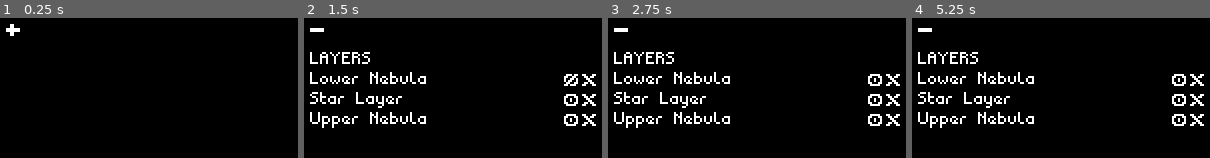
Above: before the commit, frames 1-4 (left to right).
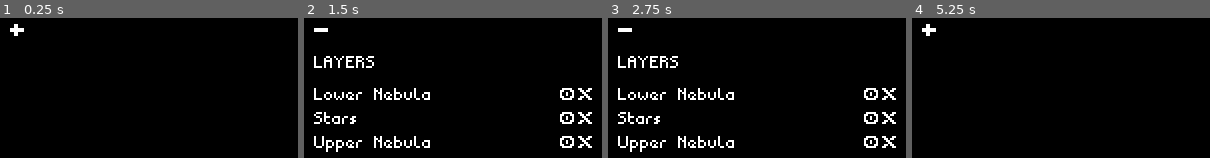
Above: after the commit, the same moments.

Repository: NotJamGames/SpaceGenerator
Game: Godot game, scene res://UI/ui_manager.tscn
Same seed, same stepped clock (60 frames per second), same inputs: the game is played once before the commit and once after it. After the commit the project has no main scene; this scene is started directly in both runs.
Inputs (mouse positions are in pixels of both pictures, inside the frame that each line leads up to; where the layout moved, square brackets give the same spot in the first picture):
- Up to frame 1 (0.25 s): no input
- Up to frame 2 (1.5 s): click (312, 23) [309, 23] at 0.5 s; click (572, 79) at 1.27 s
- Up to frame 3 (2.75 s): click (876, 79) at 2.02 s
- Up to frame 4 (5.25 s): click (920, 23) [917, 23] at 2.75 s; click (920, 23) [917, 23] at 3.5 s; click (1180, 79) at 4.27 s; tap Enter at 5 s; move the mouse to (outside the picture) at 5.02 s; click (outside the picture) at 5.17 s

The runs differ from the first frame. In frame 1, 0.2% of the frame differs, in the area x 2-9%, y 4-13%; in frame 2, 7.9%, in the area x 2-98%, y 7-96%; in frame 3, 7.9%; in frame 4, 4.9%.
Error before the commit: Invalid assignment of property or key 'visible' with value of type 'bool' on a base object of type 'Nil'. (res://UI/layer_control.gd:12)

Commit message:
Select layers
Required a full rework of how layer controls are set up, but it's working!

Diff:
--- a/SpaceGenerator/space_generator.tscn
+++ /dev/null
@@ -1,66 +0,0 @@
-[gd_scene load_steps=9 format=3 uid="uid://cty7f06ayes3d"]
-
-[ext_resource type="Script" path="res://SpaceGenerator/space_generator.gd" id="1_8dqb6"]
-[ext_resource type="PackedScene" uid="uid://b18xsn8oiptpo" path="res://GeneratorLayers/NebulaLayer/nebula_layer.tscn" id="2_ao41h"]
-[ext_resource type="PackedScene" uid="uid://bmakpuxdb661j" path="res://GeneratorLayers/StarLayer/star_layer.tscn" id="2_d6qfi"]
-[ext_resource type="PackedScene" uid="uid://d0omivo80nscj" path="res://UI/ui_manager.tscn" id="5_q4bfc"]
-[ext_resource type="Texture2D" uid="uid://drsp3gxhn1jxg" path="res://GeneratorLayers/NebulaLayer/Palettes/default_bg_palette.png" id="7_eqrwb"]
-
-[sub_resource type="ViewportTexture" id="ViewportTexture_proil"]
-viewport_path = NodePath("SubViewport")
-
-[sub_resource type="ViewportTexture" id="ViewportTexture_ofv6x"]
-viewport_path = NodePath("SubViewport")
-
-[sub_resource type="ViewportTexture" id="ViewportTexture_qmkdn"]
-viewport_path = NodePath("SubViewport")
-
-[node name="SpaceGenerator" type="Node" node_paths=PackedStringArray("layers", "star_generator", "nebula_layers")]
-script = ExtResource("1_8dqb6")
-layers = [NodePath("LowerNebula"), NodePath("StarGenerator"), NodePath("UpperNebula")]
-star_generator = NodePath("StarGenerator")
-nebula_layers = [NodePath("LowerNebula"), NodePath("UpperNebula")]
-
-[node name="LowerNebula" parent="." instance=ExtResource("2_ao41h")]
-offset_right = 1440.0
-offset_bottom = 1200.0
-scale = Vector2(2, 2)
-texture = SubResource("ViewportTexture_proil")
-palette = ExtResource("7_eqrwb")
-contrast = 14.52
-threshold = 48.31
-alpha = 0.86
-speed = 8.0
-
-[node name="StarGenerator" parent="." instance=ExtResource("2_d6qfi")]
-offset_right = 1440.0
-offset_bottom = 1440.0
-scale = Vector2(2, 2)
-texture = SubResource("ViewportTexture_ofv6x")
-speed = 6.0
-
-[node name="UpperNebula" parent="." instance=ExtResource("2_ao41h")]
-offset_right = 1440.0
-offset_bottom = 1200.0
-scale = Vector2(2, 2)
-texture = SubResource("ViewportTexture_qmkdn")
-contrast = 20.705
-threshold = 3.94
-alpha = 0.43
-speed = 24.0
-
-[node name="UIManager" parent="." instance=ExtResource("5_q4bfc")]
-
-[node name="NebulaLayerBelow" parent="UIManager/MainUIHBox/LeftPanel/LeftPanelExpanded/LayersScrollContainer/LayersVBox" index="2" node_paths=PackedStringArray("matched_layer")]
-matched_layer = NodePath("../../../../../../../LowerNebula")
-
-[node name="StarLayer" parent="UIManager/MainUIHBox/LeftPanel/LeftPanelExpanded/LayersScrollContainer/LayersVBox" index="3" node_paths=PackedStringArray("matched_layer")]
-matched_layer = NodePath("../../../../../../../StarGenerator")
-
-[node name="NebulaLayerAbove" parent="UIManager/MainUIHBox/LeftPanel/LeftPanelExpanded/LayersScrollContainer/LayersVBox" index="4" node_paths=PackedStringArray("matched_layer")]
-matched_layer = NodePath("../../../../../../../UpperNebula")
-
-[editable path="UIManager"]
-[editable path="UIManager/MainUIHBox/LeftPanel/LeftPanelExpanded/LayersScrollContainer/LayersVBox/NebulaLayerBelow"]
-[editable path="UIManager/MainUIHBox/LeftPanel/LeftPanelExpanded/LayersScrollContainer/LayersVBox/StarLayer"]
-[editable path="UIManager/MainUIHBox/LeftPanel/LeftPanelExpanded/LayersScrollContainer/LayersVBox/NebulaLayerAbove"]
--- /dev/null
+++ b/UI/Styleboxes/layer_control_selected.tres
@@ -0,0 +1,7 @@
+[gd_resource type="StyleBoxFlat" format=3 uid="uid://8vnh0wp4ffh"]
+
+[resource]
+content_margin_left = 4.0
+content_margin_top = 4.0
+content_margin_right = 4.0
+bg_color = Color(1, 1, 1, 0.25098)
--- /dev/null
+++ b/UI/Styleboxes/layer_control_unselected.tres
@@ -0,0 +1,6 @@
+[gd_resource type="StyleBoxEmpty" format=3 uid="uid://b2g0li4ggp5k8"]
+
+[resource]
+content_margin_left = 4.0
+content_margin_top = 4.0
+content_margin_right = 4.0
--- a/UI/layer_control.gd
+++ b/UI/layer_control.gd
@@ -1,11 +1,44 @@
-extends HBoxContainer
+class_name LayerControl
+extends PanelContainer
 
 
-@export var line_edit : LineEdit
+const LAYER_CONTROL_SELECTED_STYLEBOX : StyleBox = preload\
+		("res://UI/Styleboxes/layer_control_selected.tres")
+const LAYER_CONTROL_UNSELECTED_STYLEBOX : StyleBox = preload\
+		("res://UI/Styleboxes/layer_control_unselected.tres")
+
+
+@export var label : Label
 @export var matched_layer : GeneratorLayer
 
 
+var selected : bool = false
+
+
+signal was_selected()
 signal request_deletion()
+
+
+func check_toggle_selected(event : InputEvent) -> void:
+	event = event as InputEventMouseButton
+	if event == null: return
+	if not event.is_released(): return
+
+	if selected:
+		toggle_selected(false)
+		return
+
+	was_selected.emit(self, matched_layer)
+	toggle_selected(true)
+
+
+func toggle_selected(new_state : bool) -> void:
+	selected = new_state
+
+	if new_state:
+		add_theme_stylebox_override("panel", LAYER_CONTROL_SELECTED_STYLEBOX)
+	else:
+		add_theme_stylebox_override("panel", LAYER_CONTROL_UNSELECTED_STYLEBOX)
 
 
 func toggle_visible(new_state : bool) -> void:
@@ -13,4 +46,4 @@
 
 
 func delete() -> void:
-	request_deletion.emit(line_edit.text, [matched_layer, self])
+	request_deletion.emit(label.text, [matched_layer, self])
--- a/UI/layer_control.tscn
+++ b/UI/layer_control.tscn
@@ -1,40 +1,45 @@
-[gd_scene load_steps=5 format=3 uid="uid://bqqvcg3pmvy88"]
+[gd_scene load_steps=6 format=3 uid="uid://bqqvcg3pmvy88"]
 
 [ext_resource type="Script" path="res://UI/layer_control.gd" id="1_0j8gu"]
 [ext_resource type="Texture2D" uid="uid://171w0mnnmdr3" path="res://UI/Icons/visible_icon_true.png" id="1_dvjv0"]
+[ext_resource type="StyleBox" uid="uid://b2g0li4ggp5k8" path="res://UI/Styleboxes/layer_control_unselected.tres" id="1_moycf"]
 [ext_resource type="Texture2D" uid="uid://bn4mdgkrojikg" path="res://UI/Icons/visible_icon_false.png" id="2_qdsd4"]
 [ext_resource type="Texture2D" uid="uid://dqqshsvoqdgoh" path="res://UI/Icons/delete_icon.png" id="3_bqmrg"]
 
-[node name="LayerControl" type="HBoxContainer" node_paths=PackedStringArray("line_edit")]
+[node name="LayerControl" type="PanelContainer" node_paths=PackedStringArray("label")]
 anchors_preset = 15
 anchor_right = 1.0
 anchor_bottom = 1.0
 grow_horizontal = 2
 grow_vertical = 2
-size_flags_horizontal = 3
+mouse_default_cursor_shape = 2
+theme_override_styles/panel = ExtResource("1_moycf")
 script = ExtResource("1_0j8gu")
-line_edit = NodePath("LineEdit")
+label = NodePath("HBoxContainer/Label")
 
-[node name="LineEdit" type="LineEdit" parent="."]
+[node name="HBoxContainer" type="HBoxContainer" parent="."]
 layout_mode = 2
 size_flags_horizontal = 3
-max_length = 20
-caret_blink = true
+mouse_filter = 2
 
-[node name="ToggleVisible" type="TextureButton" parent="."]
+[node name="Label" type="Label" parent="HBoxContainer"]
+layout_mode = 2
+size_flags_horizontal = 3
+
+[node name="ToggleVisible" type="TextureButton" parent="HBoxContainer"]
 custom_minimum_size = Vector2(14, 12)
 layout_mode = 2
-size_flags_vertical = 4
+size_flags_vertical = 0
 mouse_default_cursor_shape = 2
 toggle_mode = true
 texture_normal = ExtResource("1_dvjv0")
 texture_pressed = ExtResource("2_qdsd4")
 stretch_mode = 4
 
-[node name="Delete" type="TextureButton" parent="."]
+[node name="Delete" type="TextureButton" parent="HBoxContainer"]
 custom_minimum_size = Vector2(14, 12)
 layout_mode = 2
-size_flags_vertical = 4
+size_flags_vertical = 0
 mouse_default_cursor_shape = 2
 texture_normal = ExtResource("3_bqmrg")
 texture_pressed = ExtResource("3_bqmrg")
@@ -43,5 +48,6 @@
 texture_focused = ExtResource("3_bqmrg")
 stretch_mode = 4
 
-[connection signal="toggled" from="ToggleVisible" to="." method="toggle_visible"]
-[connection signal="pressed" from="Delete" to="." method="delete"]
+[connection signal="gui_input" from="." to="." method="check_toggle_selected"]
+[connection signal="toggled" from="HBoxContainer/ToggleVisible" to="." method="toggle_visible"]
+[connection signal="pressed" from="HBoxContainer/Delete" to="." method="delete"]
--- a/UI/ui_manager.gd
+++ b/UI/ui_manager.gd
@@ -7,6 +7,7 @@
 @export var delete_layer_dialogue_label : Label
 
 
+var active_layer_control : LayerControl
 var queued_deletions : Array = []
 
 
@@ -17,6 +18,14 @@
 		return
 
 	panel.visible = new_state
+
+
+func toggle_layer(layer_control : LayerControl, layer : GeneratorLayer) -> void:
+	if active_layer_control != null:
+		active_layer_control.toggle_selected(false)
+
+	active_layer_control = layer_control
+	# TODO: open layer control panel here
 
 
 func create_layer() -> void:
--- a/UI/ui_manager.tscn
+++ b/UI/ui_manager.tscn
@@ -1,10 +1,16 @@
-[gd_scene load_steps=6 format=3 uid="uid://d0omivo80nscj"]
+[gd_scene load_steps=7 format=3 uid="uid://d0omivo80nscj"]
 
 [ext_resource type="Theme" uid="uid://ckpi87fktn0od" path="res://UI/default_theme.tres" id="1_hx1bx"]
 [ext_resource type="Script" path="res://UI/ui_manager.gd" id="2_4wugv"]
 [ext_resource type="Texture2D" uid="uid://bcut6rqrk5w23" path="res://UI/Icons/plus_icon.png" id="2_icj5e"]
 [ext_resource type="Texture2D" uid="uid://cp3eoiai7iylw" path="res://UI/Icons/minus_icon.png" id="4_o5whv"]
 [ext_resource type="PackedScene" uid="uid://bqqvcg3pmvy88" path="res://UI/layer_control.tscn" id="5_e23ao"]
+
+[sub_resource type="StyleBoxEmpty" id="StyleBoxEmpty_jfaio"]
+content_margin_left = 4.0
+content_margin_top = 4.0
+content_margin_right = 2.0
+content_margin_bottom = 0.0
 
 [node name="UIManager" type="Control" node_paths=PackedStringArray("left_panel", "delete_layer_dialogue", "delete_layer_dialogue_label")]
 layout_mode = 3
@@ -50,30 +56,38 @@
 mouse_filter = 2
 theme_override_constants/separation = 24
 
-[node name="LayersTitle" type="Label" parent="MainUIHBox/LeftPanel/LeftPanelExpanded/LayersScrollContainer/LayersVBox"]
+[node name="PanelContainer" type="PanelContainer" parent="MainUIHBox/LeftPanel/LeftPanelExpanded/LayersScrollContainer/LayersVBox"]
+layout_mode = 2
+theme_override_styles/panel = SubResource("StyleBoxEmpty_jfaio")
+
+[node name="LayersTitle" type="Label" parent="MainUIHBox/LeftPanel/LeftPanelExpanded/LayersScrollContainer/LayersVBox/PanelContainer"]
 layout_mode = 2
 text = "LAYERS"
+
+[node name="HSeparator2" type="HSeparator" parent="MainUIHBox/LeftPanel/LeftPanelExpanded/LayersScrollContainer/LayersVBox"]
+layout_mode = 2
+theme_override_constants/separation = 4
 
 [node name="NebulaLayerBelow" parent="MainUIHBox/LeftPanel/LeftPanelExpanded/LayersScrollContainer/LayersVBox" instance=ExtResource("5_e23ao")]
 layout_mode = 2
 
-[node name="LineEdit" parent="MainUIHBox/LeftPanel/LeftPanelExpanded/LayersScrollContainer/LayersVBox/NebulaLayerBelow" index="0"]
+[node name="Label" parent="MainUIHBox/LeftPanel/LeftPanelExpanded/LayersScrollContainer/LayersVBox/NebulaLayerBelow/HBoxContainer" index="0"]
 text = "Lower Nebula"
 
 [node name="StarLayer" parent="MainUIHBox/LeftPanel/LeftPanelExpanded/LayersScrollContainer/LayersVBox" instance=ExtResource("5_e23ao")]
 layout_mode = 2
 
-[node name="LineEdit" parent="MainUIHBox/LeftPanel/LeftPanelExpanded/LayersScrollContainer/LayersVBox/StarLayer" index="0"]
-text = "Star Layer"
+[node name="Label" parent="MainUIHBox/LeftPanel/LeftPanelExpanded/LayersScrollContainer/LayersVBox/StarLayer/HBoxContainer" index="0"]
+text = "Stars"
 
 [node name="NebulaLayerAbove" parent="MainUIHBox/LeftPanel/LeftPanelExpanded/LayersScrollContainer/LayersVBox" instance=ExtResource("5_e23ao")]
 layout_mode = 2
 
-[node name="LineEdit" parent="MainUIHBox/LeftPanel/LeftPanelExpanded/LayersScrollContainer/LayersVBox/NebulaLayerAbove" index="0"]
+[node name="Label" parent="MainUIHBox/LeftPanel/LeftPanelExpanded/LayersScrollContainer/LayersVBox/NebulaLayerAbove/HBoxContainer" index="0"]
 text = "Upper Nebula"
 
 [node name="Button" type="TextureButton" parent="MainUIHBox/LeftPanel"]
-custom_minimum_size = Vector2(26, 24)
+custom_minimum_size = Vector2(30, 24)
 layout_mode = 2
 size_flags_horizontal = 0
 size_flags_vertical = 0
@@ -132,9 +146,9 @@
 layout_mode = 2
 text = "Cancel"
 
-[connection signal="request_deletion" from="MainUIHBox/LeftPanel/LeftPanelExpanded/LayersScrollContainer/LayersVBox/NebulaLayerBelow" to="." method="query_delete_layer"]
-[connection signal="request_deletion" from="MainUIHBox/LeftPanel/LeftPanelExpanded/LayersScrollContainer/LayersVBox/StarLayer" to="." method="query_delete_layer"]
-[connection signal="request_deletion" from="MainUIHBox/LeftPanel/LeftPanelExpanded/LayersScrollContainer/LayersVBox/NebulaLayerAbove" to="." method="query_delete_layer"]
+[connection signal="was_selected" from="MainUIHBox/LeftPanel/LeftPanelExpanded/LayersScrollContainer/LayersVBox/NebulaLayerBelow" to="." method="toggle_layer"]
+[connection signal="was_selected" from="MainUIHBox/LeftPanel/LeftPanelExpanded/LayersScrollContainer/LayersVBox/StarLayer" to="." method="toggle_layer"]
+[connection signal="was_selected" from="MainUIHBox/LeftPanel/LeftPanelExpanded/LayersScrollContainer/LayersVBox/NebulaLayerAbove" to="." method="toggle_layer"]
 [connection signal="toggled" from="MainUIHBox/LeftPanel/Button" to="." method="toggle_panel" binds= ["left_panel"]]
 [connection signal="pressed" from="DeleteLayerDialogue/PanelContainer/VBoxContainer/HBoxContainer/OK" to="." method="confirm_delete_layer"]
 [connection signal="pressed" from="DeleteLayerDialogue/PanelContainer/VBoxContainer/HBoxContainer/Cancel" to="." method="cancel_delete_layer"]
Binary file changed: UI/Icons/minus_icon.png
Binary file changed: UI/Icons/plus_icon.png
Not shown, added: SpaceGenerator/spa2F57.tmp
